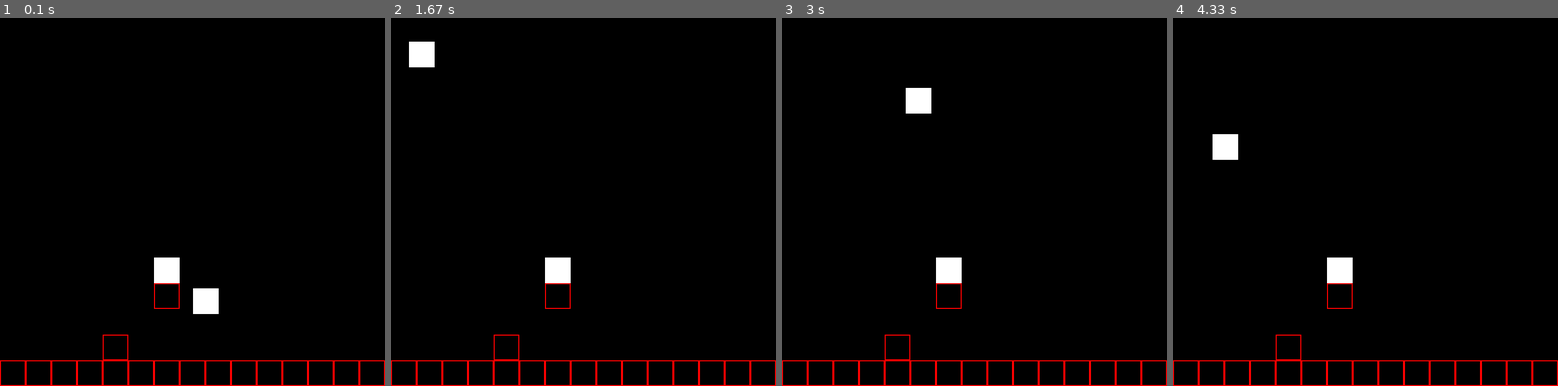
Above: before the commit, frames 1-4 (left to right).
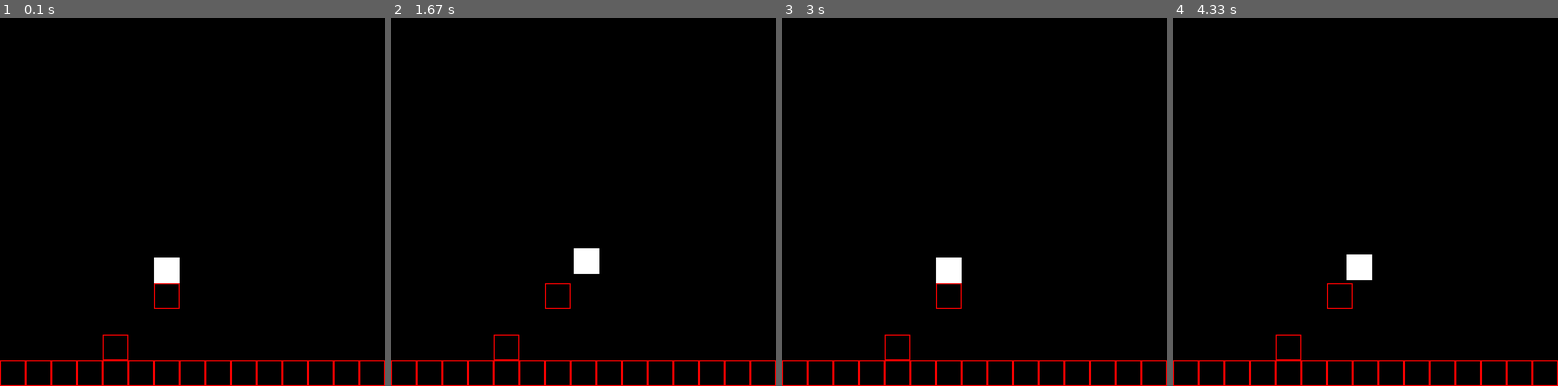
Above: after the commit, the same moments.

Repository: R4F43LL-D3VB3GINN3R/Python_Pygame_Training
Game: pygame game, started from main.py
Same seed, same stepped clock (60 frames per second), same inputs: the game is played once before the commit and once after it.
Inputs:
- Up to frame 1 (0.1 s): no input
- Up to frame 2 (1.67 s): hold D 0.33-0.8 s; hold W 0.83-1.13 s; hold D 1.17-1.63 s
- Up to frame 3 (3 s): hold A 1.67-2.2 s; hold S 2.23-2.53 s; hold A 2.57-2.97 s
- Up to frame 4 (4.33 s): hold W 3-3.37 s; hold D 3.4-4.03 s; hold S from 4.07 s (still down)

The runs differ from the first frame. In frame 1, 0.5% of the frame differs, in the area x 50-57%, y 73-81%; in frame 2, 1.4%, in the area x 4-55%, y 6-73%; in frame 3, 0.5%; in frame 4, 1.2%.

Commit message:
Update tiles.py

Diff:
--- a/tiles.py
+++ b/tiles.py
@@ -13,9 +13,9 @@
     def __init__(self, x, y, color, breath, surface):
         super().__init__()
 
+        self.random_width = random.randint(0, screen_width)
         self.myrect = pygame.Rect(x, y, tile_size, tile_size)
-        self.myrect2 = pygame.Rect(x + 50, y + 50, tile_size, tile_size)
-        self.random_width = random.randint(0, screen_width)
+        self.myrect2 = pygame.Rect(0, 0, tile_size, tile_size)
         self.myrect3 = pygame.Rect(self.random_width, y, tile_size, tile_size)
         self.color = color
         self.breath = breath
@@ -113,6 +113,6 @@
 
     def update(self):
 
-        self.rainingrects()
+        self.moverect()
 
 #-------------------------------------------------------------------------------------------------------------------------------------------------------------------------------------------------------------#
